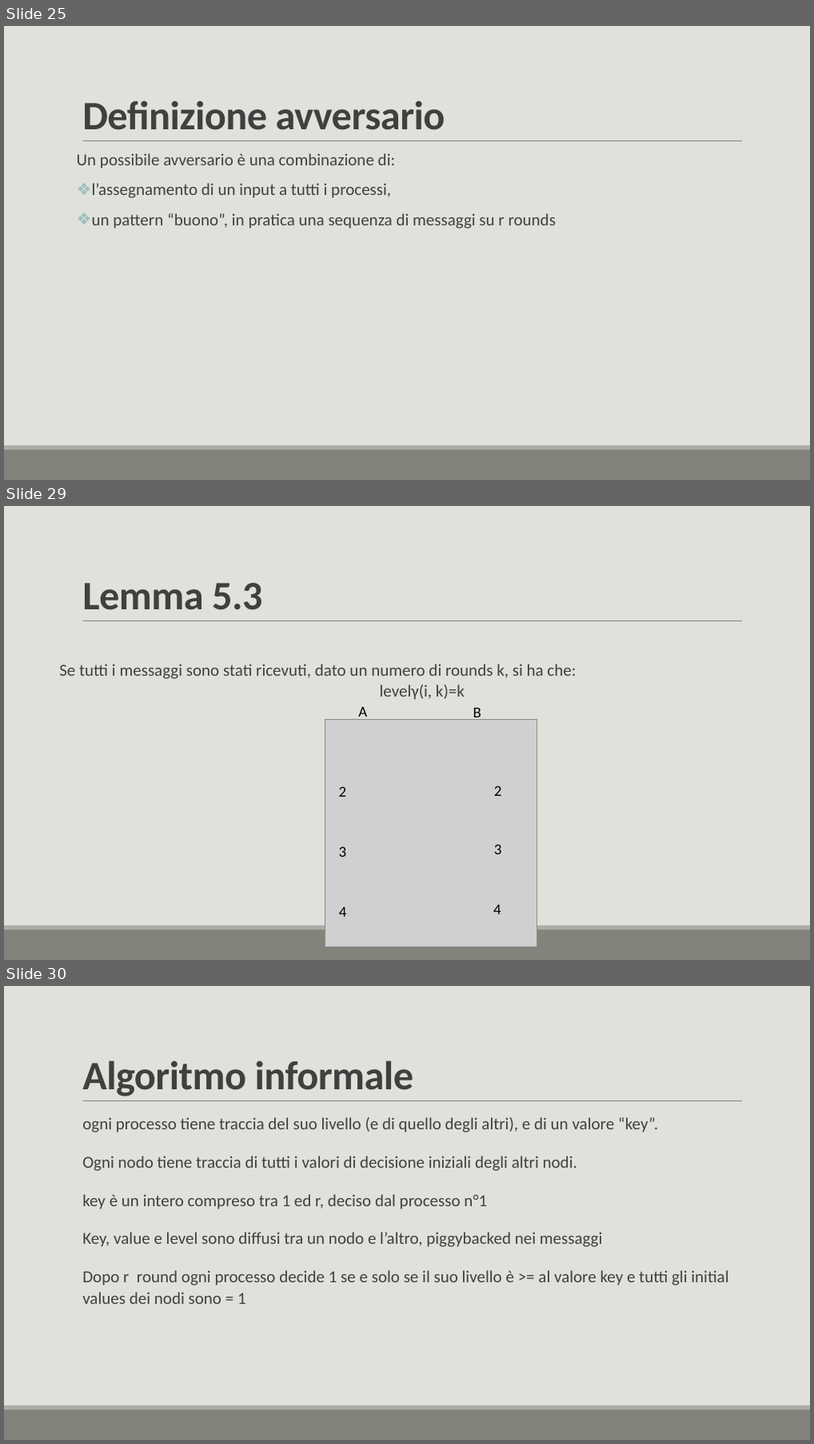
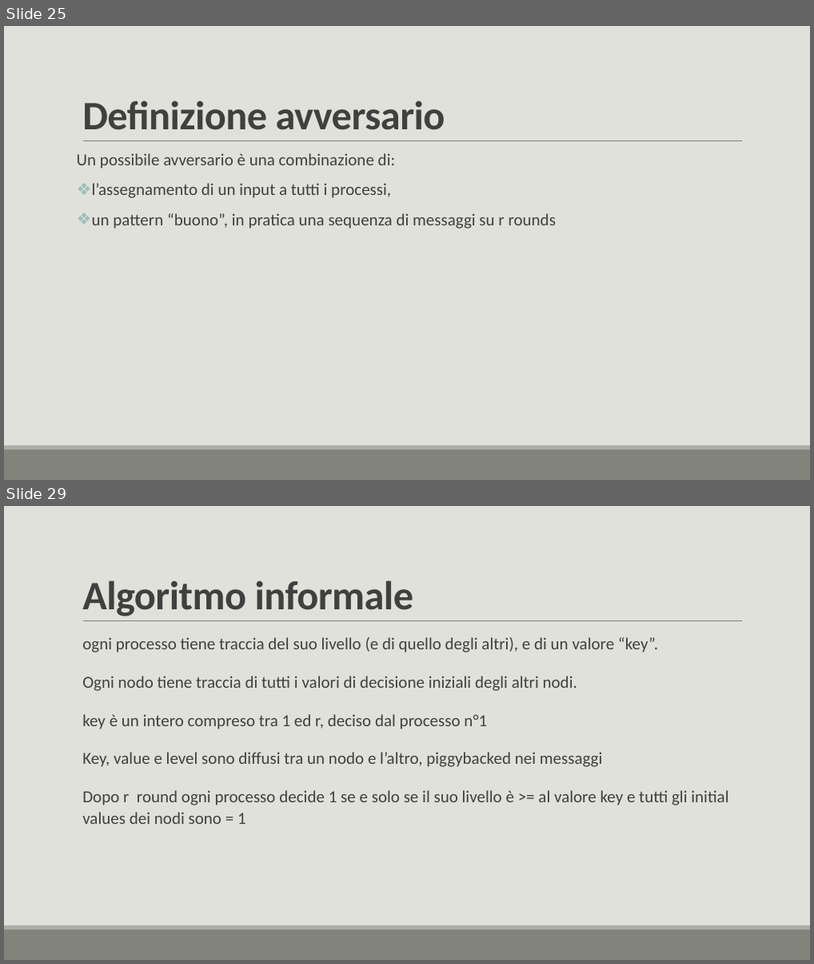
Before and after one commit to lory9894University/mcad, a slide deck: Prensentazione_V2.pptx. Shown one above the other, each under a label of ours: slides 25, 29 and 30 before the commit, slides 25 and 29 after it; the slides between them are not shown. The pictures are 814x1444 and 814x964 pixels, drawn with LibreOffice and Linux fonts; fonts in the diff are those of the drawing; grey boxes stand for pictures. Boxes give left, top, right and bottom in pixels: in the first picture for what was removed or moved away, otherwise in the second. Text is boxed around its words. In the diff, an @@ line names an element or a change of style, - is before the commit and + after.

```diff
--- a/Prensentazione_V2.pptx
+++ b/Prensentazione_V2.pptx
@@ slide 29 removed at bbox=[4, 506, 810, 960], background #E1E1DB; not listed: 3 template elements that a slide beside it also shows @@
@@ title removed at bbox=[82, 583, 262, 610] @@
-Lemma 5.3
@@ text removed at bbox=[59, 664, 576, 700] @@
-Se tutti i messaggi sono stati ricevuti, dato un numero di rounds k, si ha che:
-  levelγ(i, k)=k
@@ picture removed at bbox=[325, 720, 537, 947] @@
@@ text removed at bbox=[358, 707, 367, 720] @@
-A
@@ text removed at bbox=[474, 708, 482, 720] @@
-B
@@ text removed at bbox=[339, 786, 347, 796] @@
-2
@@ text removed at bbox=[494, 785, 502, 796] @@
-2
@@ text removed at bbox=[339, 846, 347, 856] @@
-3
@@ text removed at bbox=[494, 844, 502, 854] @@
-3
@@ text removed at bbox=[339, 907, 347, 916] @@
-4
@@ text removed at bbox=[494, 904, 502, 914] @@
-4
@@ what was slide 30 is now slide 29 @@
```
Also in this commit, not shown: 9 slides changed, 1 other file.
